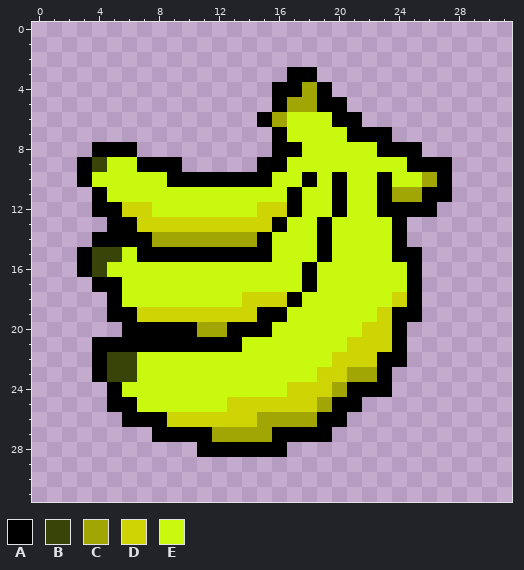
A pixel-art sprite gets an edit: Assets/Sprites/Icons/IC_atkspdup.png. Above is the file before it was changed.
The file is 32x32 pixels.
Palette (. is transparent): A #000000  B #394508  C #a2a605  D #cfd505  E #c9f90f
The same view after the edit:
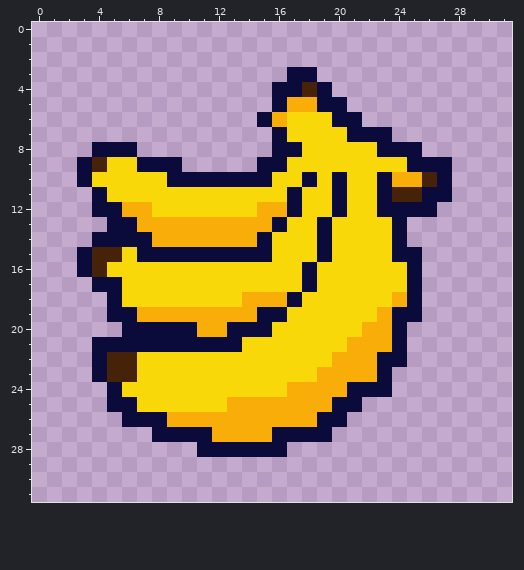
The exact change:
Colour A changes from #000000 to #0b0b3b.
Colour B changes from #394508 to #452208.
Colour D changes from #cfd505 to #f8ad08.
Colour E changes from #c9f90f to #f8d808.
The author changed colour C to colour B in row 4 at x 18; in row 10 at x 26; in row 11 at x 24 to 25.
The author changed colour C to colour D in row 5 at x 17 to 18; in row 6 at x 16; in row 14 at x 8 to 14; in row 20 at x 11 to 12; in row 23 at x 21 to 22; in row 24 at x 20.
The author changed colour C to colour D in row 25 at x 19; in row 26 at x 15 to 18; in row 27 at x 12 to 15.
The author changed colour E to colour D in row 10 at x 24 to 25.
